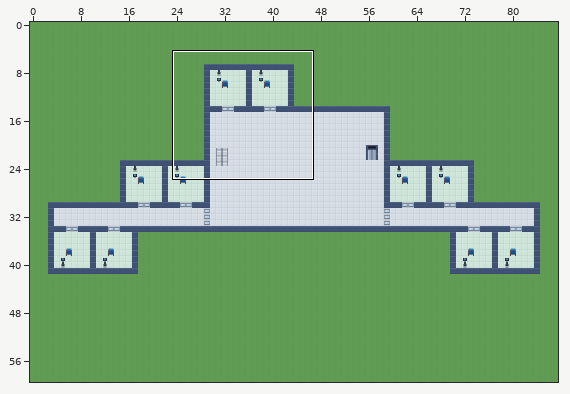
Two states of a Tiled map (JSON), hospital2d/maps/floor1.tmj. The picture above shows the old version from afar; the outline marks the close-up.
Close-up. Before:
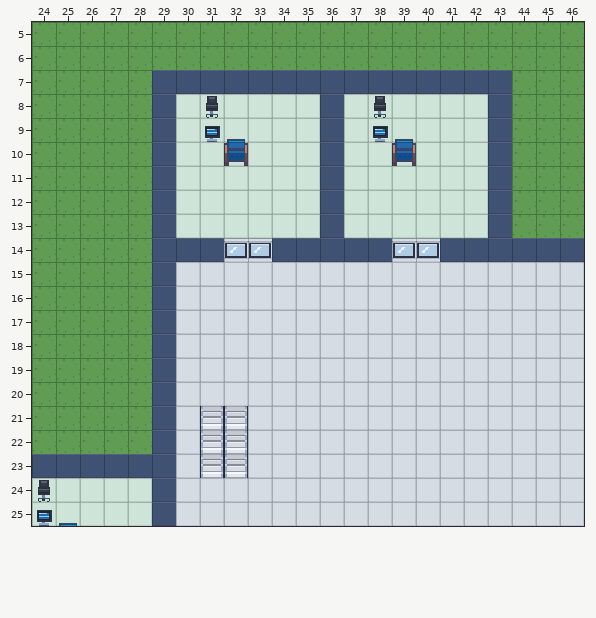
Cells are 16x16 px. Shown: x 24..46, y 5..25. The commit also changed other parts of the map, which this record leaves out.
New version:
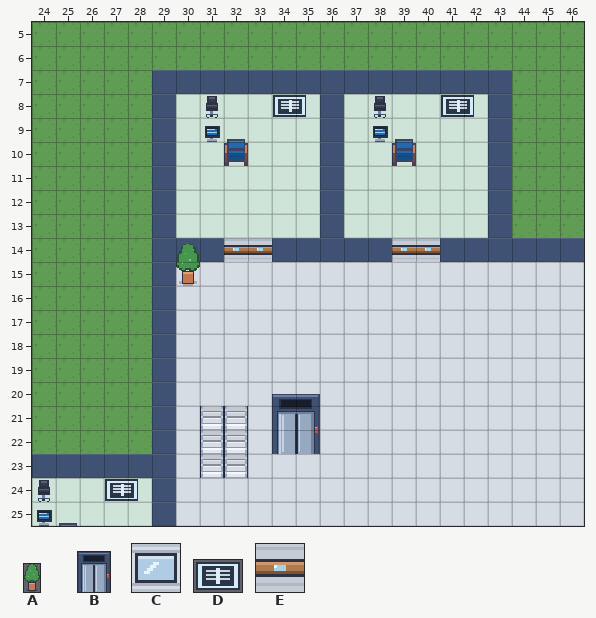
Key: from "hospital": A 8 "big_plant_0", B 17 "elevator", C 58 "door", D 60 "xray_viewer", E 76 "door".
_ is an empty cell.
Objects are placed by their top-left corner, in cells (3,4 is the top-left corner of cell 3,4); size is 1x1 cell unless given.
The edit:
Layer "ground":
The edit turns tile C into tile E in row 14 at x 32 to 33 and 39 to 40.
Layer "furniture":
A new object: D "xray_viewer" at 34,8 size 1.5x1.
A new object: D "xray_viewer" at 41,8 size 1.5x1.
A new object: A "big_plant_0" at 30,14.2 size 1x1.8.
A new object: B "elevator" at 34,20.5 size 2x2.5.
A new object: D "xray_viewer" at 27,24 size 1.5x1.
Boxes around the changes in both close-ups, in picture pixels (x1, y1, x2, y2):
added: (273, 95, 306, 117)
added: (441, 95, 474, 117)
changed: (224, 238, 272, 262)
changed: (392, 238, 440, 262)
added: (176, 244, 200, 286)
added: (272, 394, 320, 454)
added: (105, 479, 138, 501)
